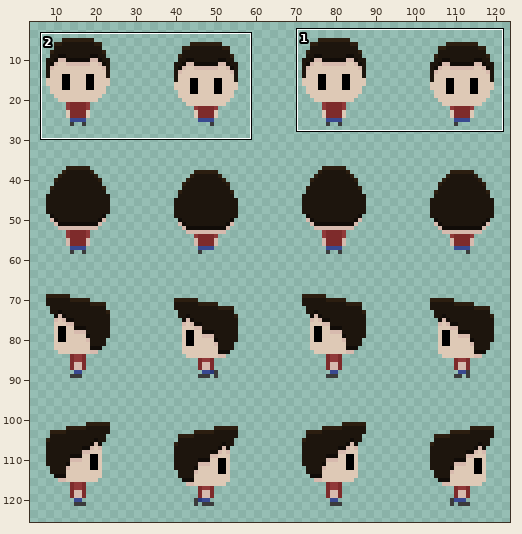
Edited in one commit: sprite sheet (core/assets/textures/player.png). The first picture is a wide view before the edit; the outline marks the close-up.
Close-up. The starting point:
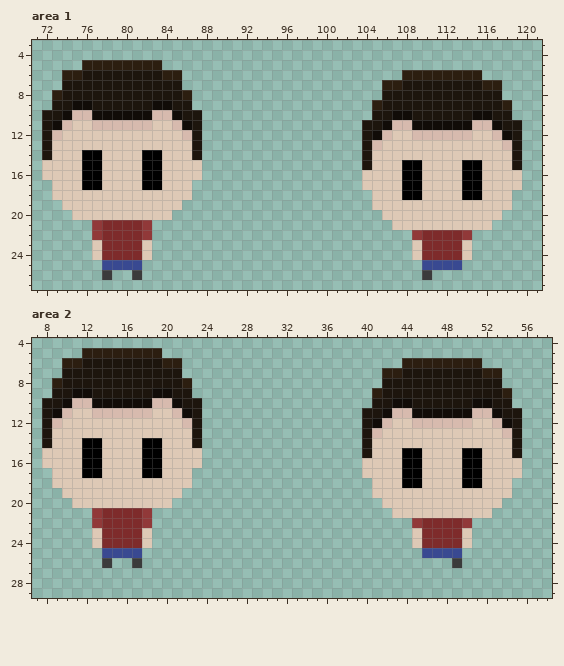
The file is 128x128 pixels. Colours within 5 levels of each other are drawn and written as one. Shown: area 1: x 71..121, y 3..27; area 2: x 7..58, y 4..29. The wide view leaves out empty margins. The commit also changed other parts of the picture, which this record leaves out.
After:
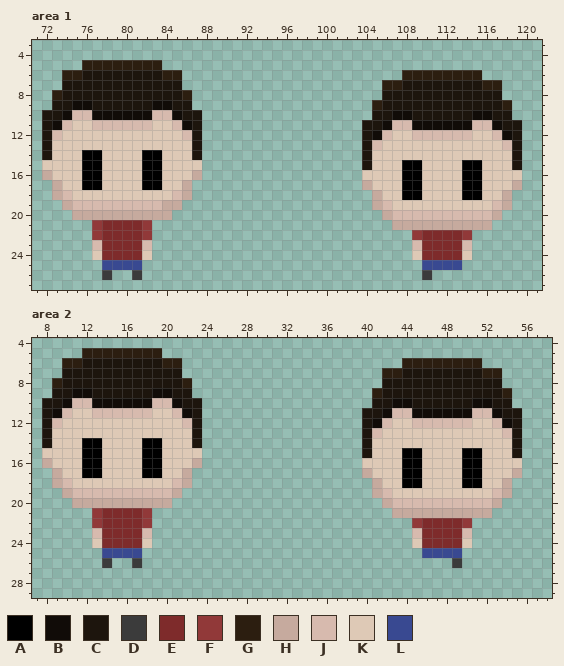
Palette (. is transparent): A #000000  B #110c08  C #1d150d  D #3b3b3b  E #7e2b2b  F #913939  G #2c1e10  H #c6aa9e  J #d7baae  K #dec9b6  L #394991
Difference:
Area 1:
Colour H replaces colour K in row 16 at x 72 and 87; in row 17 at x 73, 86, 104 and 119; in row 18 at x 73, 86, 105 and 118; in row 19 at x 74, 84 to 85, 105 and 118; in row 20 at x 75 to 84, 106 and 117; in row 21 at x 107 to 116.
Colour J replaces colour K in row 18 at x 74 and 85; in row 19 at x 75 to 83, 106 and 117; in row 20 at x 107 to 116; in row 23 at x 77, 82, 109 and 114.
Area 2:
Colour H replaces colour K in row 16 at x 8 and 23; in row 17 at x 9, 22, 40 and 55; in row 18 at x 9, 22, 41 and 54; in row 19 at x 10, 21, 41 and 54; in row 20 at x 11 to 20, 42 and 53; in row 21 at x 43 to 52.
Colour J replaces colour K in row 18 at x 10 and 21; in row 19 at x 11 to 20, 42 and 53; in row 20 at x 43 to 52; in row 23 at x 13, 18, 45 and 50.
